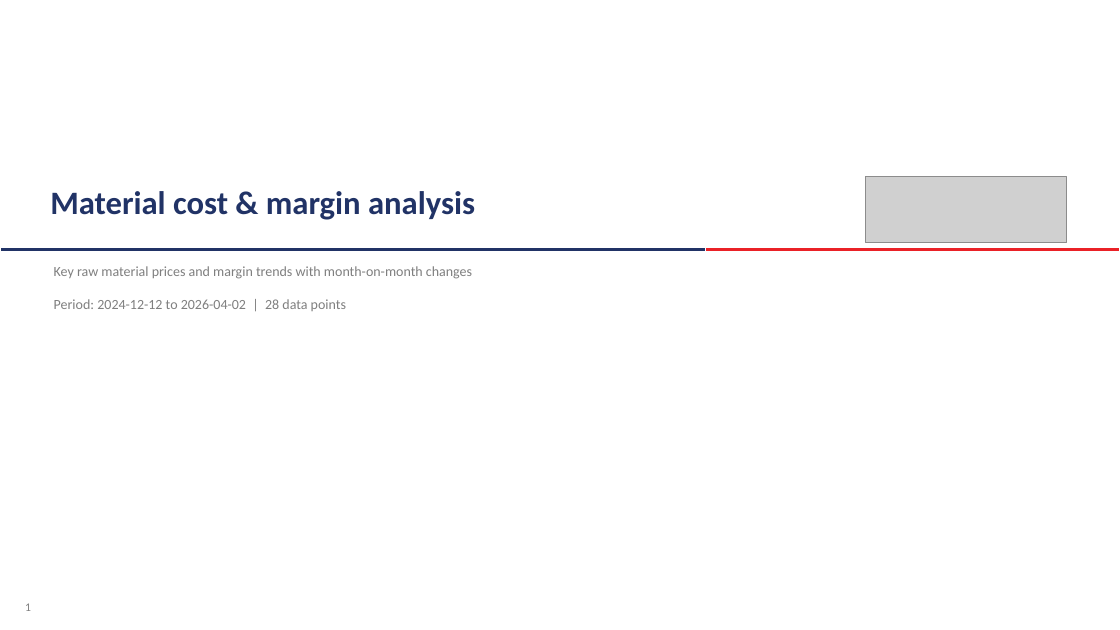
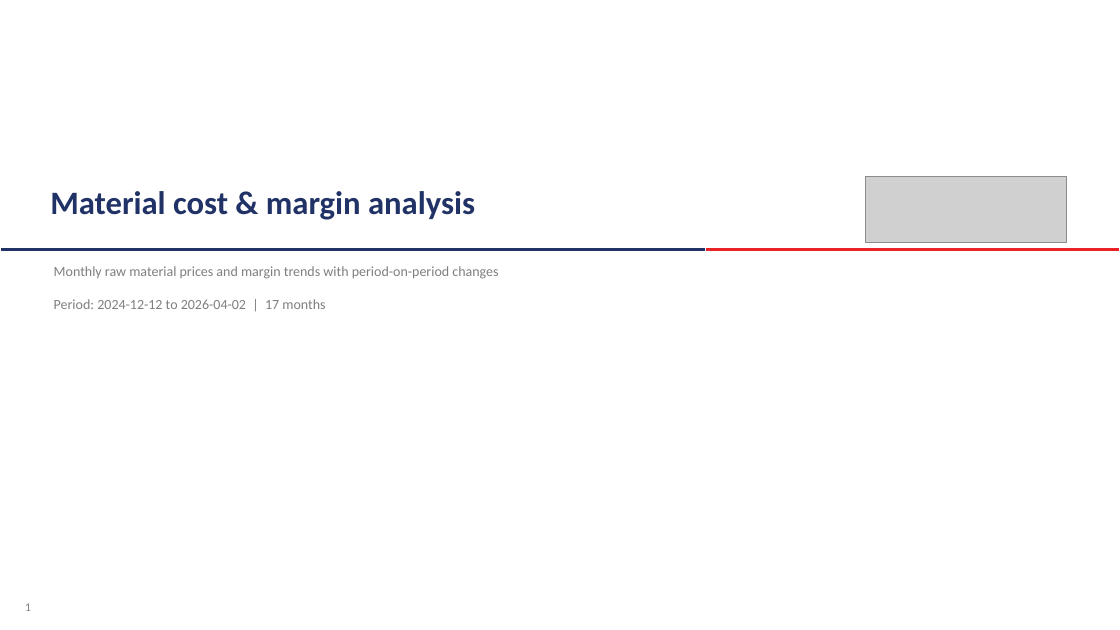
Before and after one commit to PB-TMT-ai/Costing-File-TMT, a slide deck: slide 1 of output/material_change_graphs.pptx. Drawn at 1120x630 pixels with LibreOffice and Linux fonts; fonts in the diff are those of the drawing; grey boxes stand for pictures. Boxes give left, top, right and bottom in pixels: in the first picture for what was removed or moved away, otherwise in the second. Text is boxed around its words. In the diff, an @@ line names an element or a change of style, - is before the commit and + after.

```diff
--- a/output/material_change_graphs.pptx
+++ b/output/material_change_graphs.pptx
@@ text at bbox=[54, 266, 498, 279]: text changed @@
-Key raw material prices and margin trends with month-on-month changes
+Monthly raw material prices and margin trends with period-on-period changes
@@ text at bbox=[54, 299, 325, 309]: text changed @@
-Period: 2024-12-12 to 2026-04-02 | 28 data points
+Period: 2024-12-12 to 2026-04-02 | 17 months
```
Also in this commit, not shown: 3 other slides changed, 3 other files.
